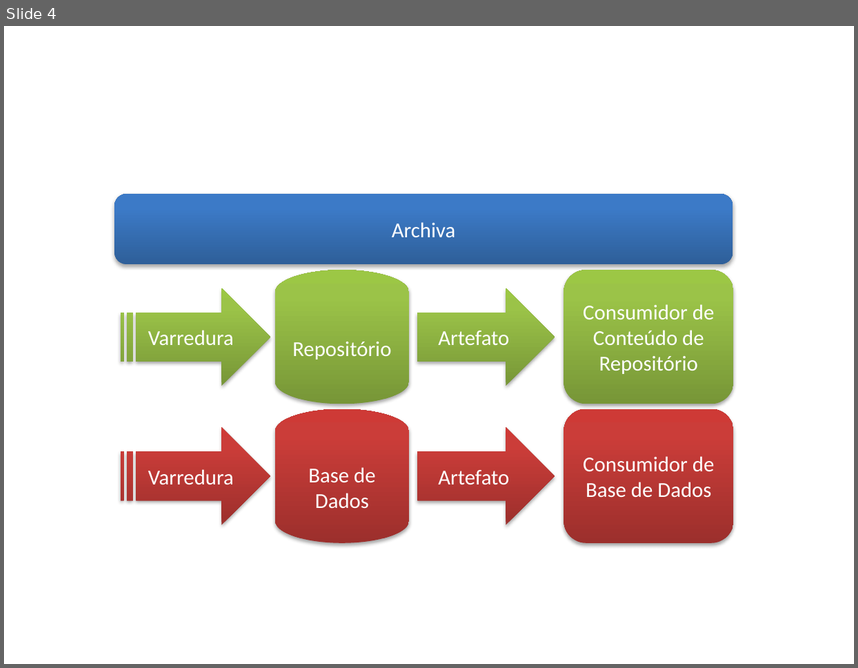
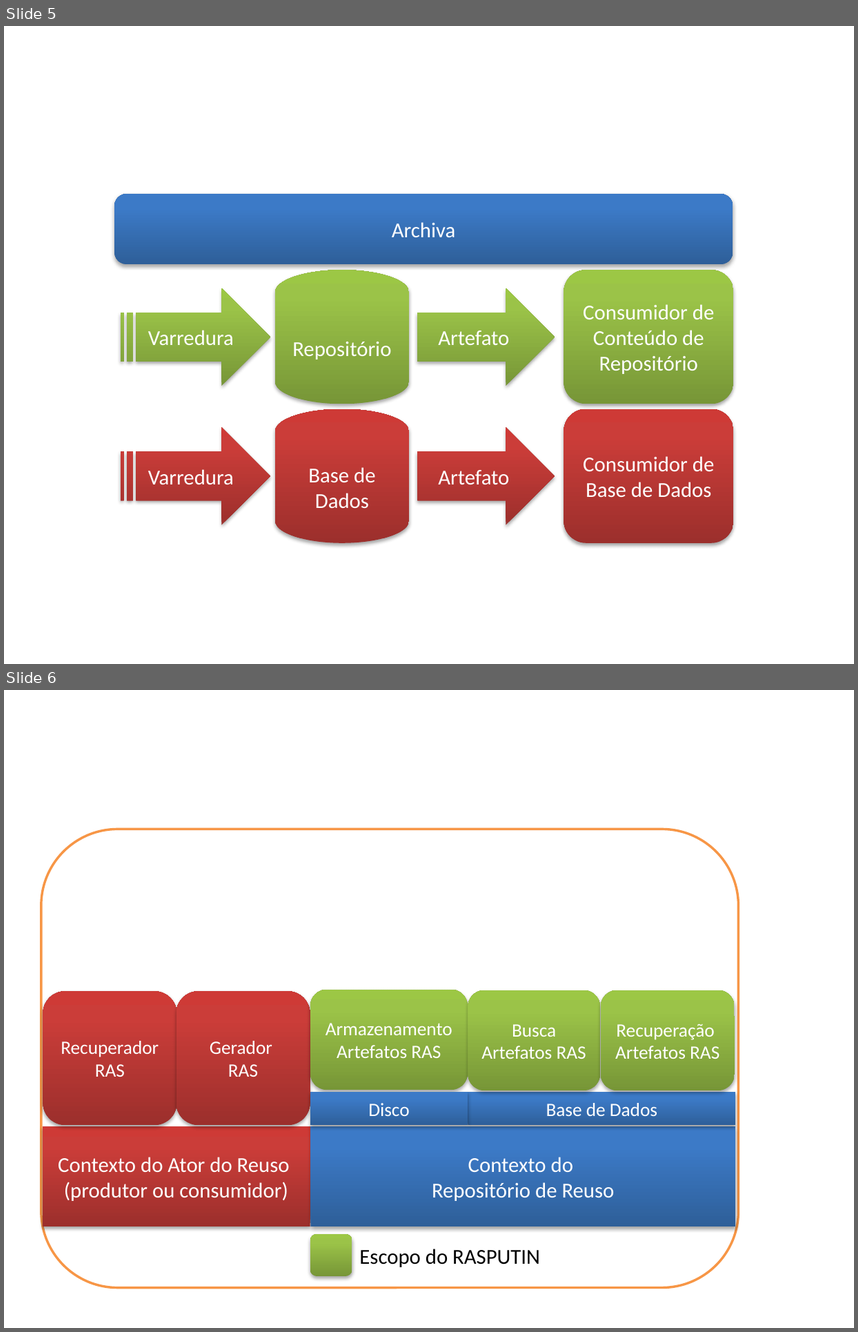
Before and after one commit to jmftrindade/ras4maven, a slide deck: PromotingSoftwareReuseWithRAS/Desenhos.pptx. Shown one above the other, each under a label of ours: slide 4 before the commit, slides 5 and 6 after it. The pictures are 858x668 and 858x1332 pixels, drawn with LibreOffice and Linux fonts; fonts in the diff are those of the drawing. Boxes give left, top, right and bottom in pixels: in the first picture for what was removed or moved away, otherwise in the second. Text is boxed around its words. In the diff, an @@ line names an element or a change of style, - is before the commit and + after.

```diff
--- a/PromotingSoftwareReuseWithRAS/Desenhos.pptx
+++ b/PromotingSoftwareReuseWithRAS/Desenhos.pptx
@@ slide 6 added at box(4, 690, 854, 1328), background #FFFFFF @@
@@ rounded rectangle added at box(41, 829, 738, 1288), fill #FFFFFF, outline #F79646 2 pt @@
@@ rounded rectangle added at box(43, 991, 176, 1125), fill gradient #9C2F2D to #CB3E3A to #CE3B37, 16 pt, text #FFFFFF @@
+Recuperador RAS
@@ rounded rectangle added at box(176, 991, 310, 1125), fill gradient #9C2F2D to #CB3E3A to #CE3B37, 16 pt, text #FFFFFF @@
+Gerador
+RAS
@@ rounded rectangle added at box(310, 989, 467, 1090), fill gradient #779737 to #9BC348 to #9DC746, 16 pt, text #FFFFFF @@
+Armazenamento Artefatos RAS
@@ rounded rectangle added at box(468, 990, 601, 1090), fill gradient #779737 to #9BC348 to #9DC746, 16 pt, text #FFFFFF @@
+Busca Artefatos RAS
@@ rounded rectangle added at box(601, 990, 734, 1090), fill gradient #779737 to #9BC348 to #9DC746, 16 pt, text #FFFFFF @@
+Recuperação
+Artefatos RAS
@@ rectangle added at box(310, 1092, 467, 1125), fill gradient #2F5F99 to #3D7CC7 to #3A7CCB, 16 pt, text #FFFFFF @@
+Disco
@@ rectangle added at box(468, 1092, 736, 1125), fill gradient #2F5F99 to #3D7CC7 to #3A7CCB, 16 pt, text #FFFFFF @@
+Base de Dados
@@ rectangle added at box(42, 1126, 310, 1226), fill gradient #9C2F2D to #CB3E3A to #CE3B37, 18 pt, text #FFFFFF @@
+Contexto do Ator do Reuso
+(produtor ou consumidor)
@@ rectangle added at box(311, 1126, 736, 1226), fill gradient #2F5F99 to #3D7CC7 to #3A7CCB, 18 pt, text #FFFFFF @@
+Contexto do
+Repositório de Reuso
@@ rounded rectangle added at box(310, 1234, 352, 1276), fill gradient #779737 to #9BC348 to #9DC746 @@
@@ text added at box(359, 1248, 540, 1267), 18 pt, text #000000 @@
+Escopo do RASPUTIN
@@ what was slide 4 is now slide 5 @@
```
Also in this commit, not shown: 1 slide changed, 1 other slide added, 1 other file.
